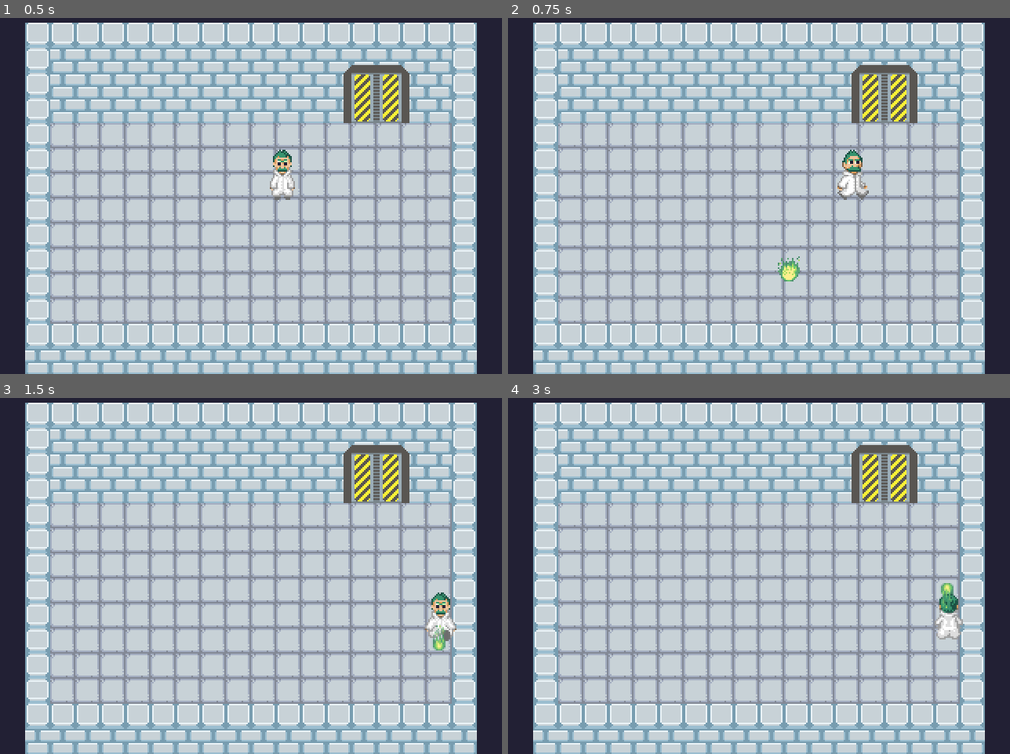
Above: before the commit, frames 1-4 (two rows, left to right).
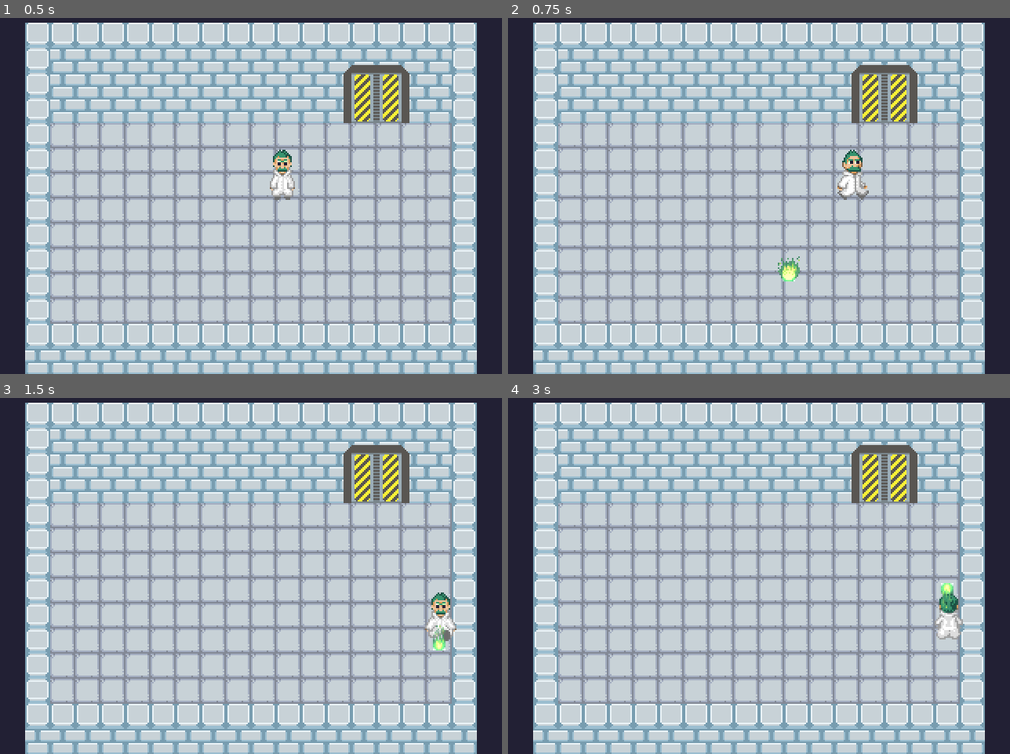
Above: after the commit, the same moments.

Repository: lazaromenezes/ctrl-alt-jam-3
Game: Godot game, scene res://scenes/test_room/test_room.tscn
Two runs of this game, one before a commit and one after it. Both use one fixed random seed, a clock stepped at 60 frames per second and the inputs below.
Inputs:
- Up to frame 1 (0.5 s): no input
- Up to frame 2 (0.75 s): hold D (move_right) from 0.53 s (still down); hold Space (shot) from 0.53 s (still down)
- Up to frame 3 (1.5 s): release D (move_right) at 1.28 s; release Space (shot) at 1.28 s; hold S (move_backwards) from 1.28 s (still down); tap Space (shot) at 1.35 s
- Up to frame 4 (3 s): release S (move_backwards) at 2.03 s; hold D (move_right) 2.03-2.78 s; hold Space (shot) 2.03-2.78 s; tap Enter at 2.75 s; hold W (move_forward) from 2.78 s (still down); tap Space (shot) at 2.85 s

Frame 1 is identical in both runs. In frame 2, less than 0.1% of the frame differs, in the area x 54-58%, y 70-75%; in frame 3, less than 0.1%, in the area x 86-89%, y 67-71%; in frame 4, less than 0.1%.

Commit message:
Adiciona efeito de luz no tiro

Diff:
--- /dev/null
+++ b/dr_boro/scenes/green_shot.tres
@@ -0,0 +1,11 @@
+[gd_resource type="VisualShader" format=3 uid="uid://deism3cfkwpct"]
+
+[resource]
+code = "shader_type canvas_item;
+render_mode blend_mix;
+
+
+
+"
+mode = 1
+flags/light_only = false
--- a/dr_boro/scenes/green_shot.tscn
+++ b/dr_boro/scenes/green_shot.tscn
@@ -39,6 +39,17 @@
 "speed": 12.0
 }]
 
+[sub_resource type="Gradient" id="Gradient_dka45"]
+offsets = PackedFloat32Array(0, 0.719198, 1)
+colors = PackedColorArray(1, 1, 1, 1, 0.704871, 0.704871, 0.704871, 0.704871, 0, 0, 0, 0)
+
+[sub_resource type="GradientTexture2D" id="GradientTexture2D_l47q5"]
+gradient = SubResource("Gradient_dka45")
+width = 8
+height = 8
+fill = 1
+fill_from = Vector2(0.521368, 0.905983)
+
 [sub_resource type="CircleShape2D" id="CircleShape2D_rgbhp"]
 radius = 4.0
 
@@ -50,6 +61,12 @@
 animation = &"fire"
 autoplay = "fire"
 
+[node name="PointLight2D" type="PointLight2D" parent="."]
+position = Vector2(0, 4)
+color = Color(0.415686, 0.784314, 0.423529, 1)
+texture = SubResource("GradientTexture2D_l47q5")
+
 [node name="CollisionShape2D" type="CollisionShape2D" parent="."]
+visible = false
 position = Vector2(0, 4)
 shape = SubResource("CircleShape2D_rgbhp")
Not shown: 1 places in dr_boro/scenes/green_shot.tscn that only renumber resources
